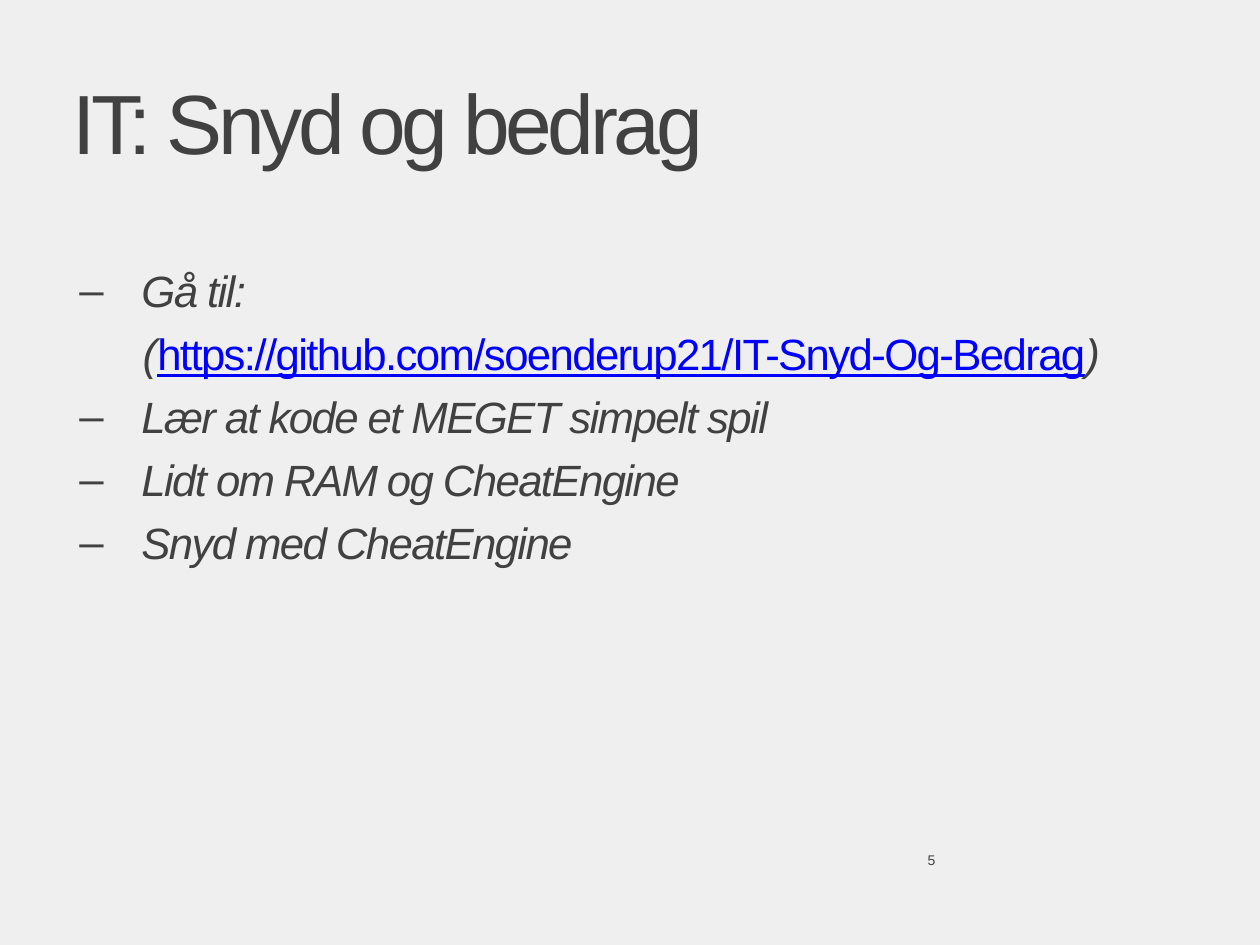
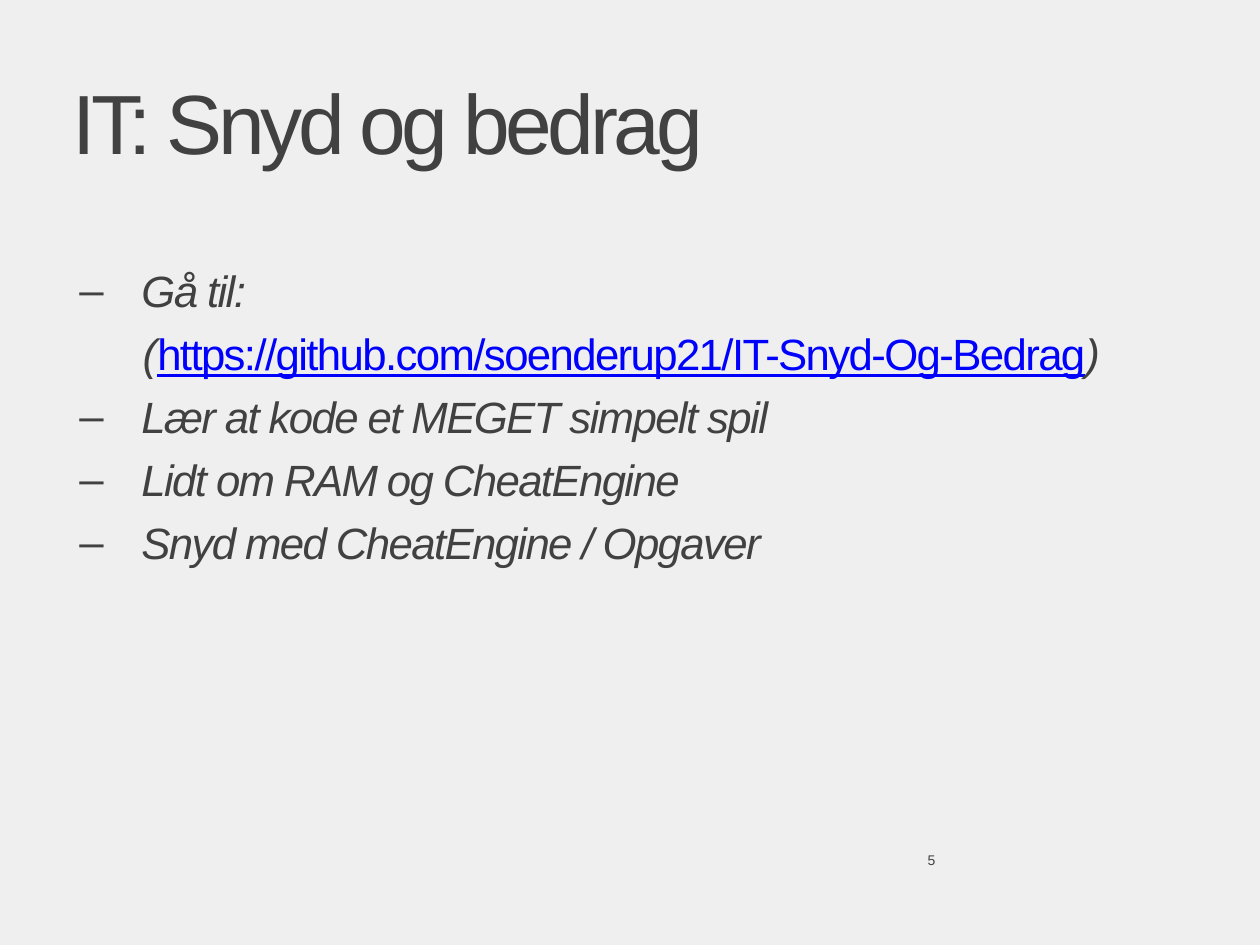
Before and after one commit to soenderup21/IT-Snyd-Og-Bedrag, a slide deck: slide 5 of Praesentation IT_SnydOgBedrag.pptx. Drawn at 1260x945 pixels with LibreOffice and Linux fonts; fonts in the diff are those of the drawing; background and template pictures are left out. Boxes give left, top, right and bottom in pixels: in the first picture for what was removed or moved away, otherwise in the second. Text is boxed around its words. In the diff, an @@ line names an element or a change of style, - is before the commit and + after.

```diff
--- a/Praesentation IT_SnydOgBedrag.pptx
+++ b/Praesentation IT_SnydOgBedrag.pptx
@@ text at bbox=[141, 527, 761, 568]: text changed @@
-– Snyd med CheatEngine
+– Snyd med CheatEngine / Opgaver
```
Also in this commit, not shown: 4 other slides changed, 1 other file.
